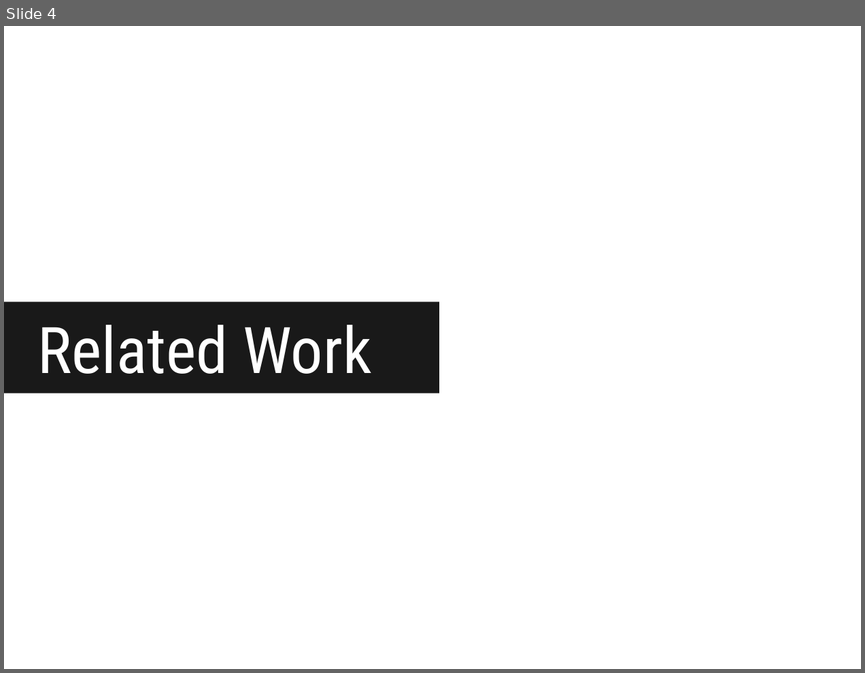
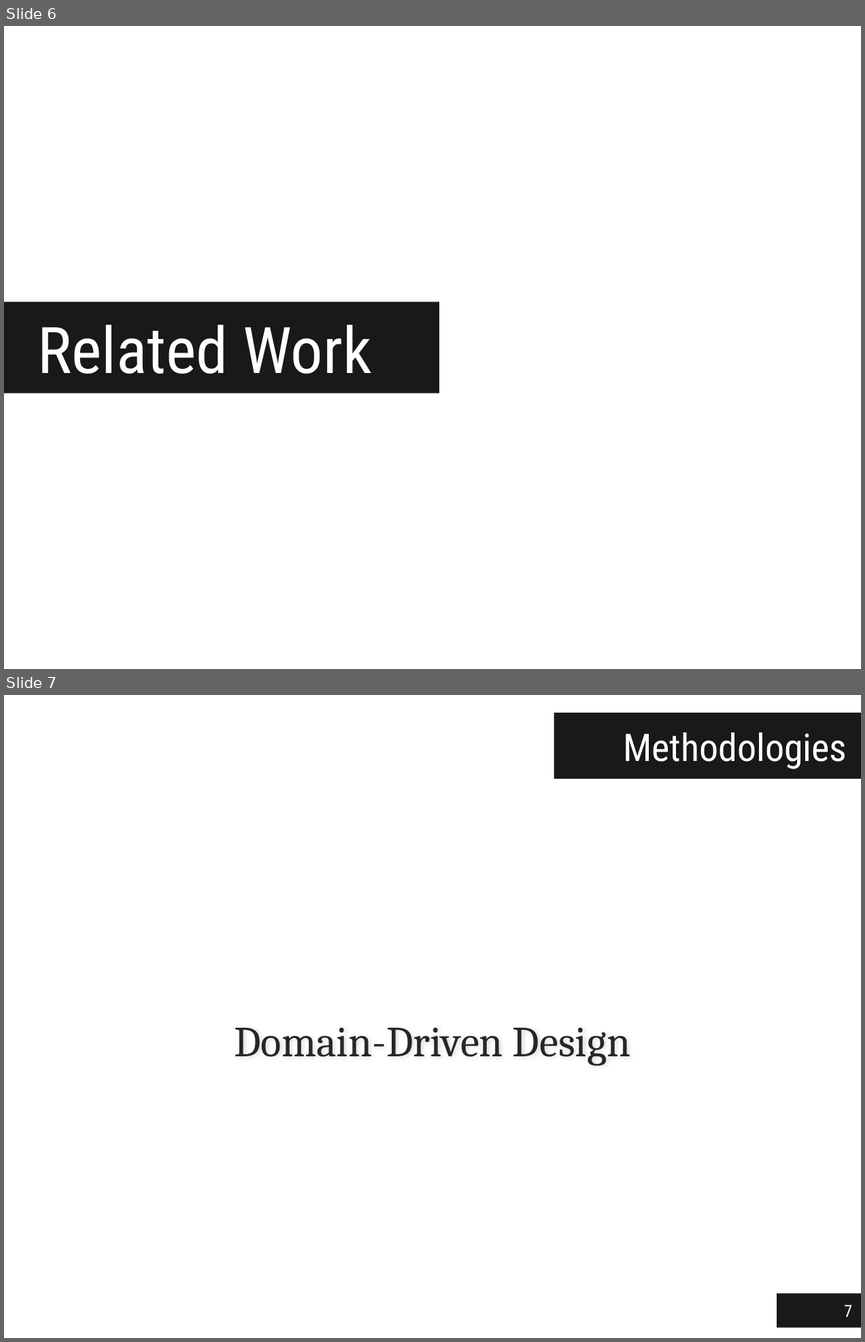
Before and after one commit to jgradim/thesis, a slide deck: presentations/thesis.pptx. Shown one above the other, each under a label of ours: slide 4 before the commit, slides 6 and 7 after it. The pictures are 865x673 and 865x1342 pixels, drawn with LibreOffice and Linux fonts; fonts in the diff are those of the drawing; background and template pictures are left out. Boxes give left, top, right and bottom in pixels: in the first picture for what was removed or moved away, otherwise in the second. Text is boxed around its words. In the diff, an @@ line names an element or a change of style, - is before the commit and + after.

```diff
--- a/presentations/thesis.pptx
+++ b/presentations/thesis.pptx
@@ slide 7 added at [4,695,861,1338], background #FFFFFF @@
@@ title added at [554,713,861,779], fill #000000 at 90% opacity, 32 pt, text #FFFFFF @@
+Methodologies
@@ text added at [235,1028,630,1066], 36 pt, text #262626 @@
+Domain-Driven Design
@@ page number added at [777,1293,861,1327], fill #000000 at 90% opacity, 14 pt, text #FFFFFF @@
+7
@@ what was slide 4 is now slide 6 @@
```
Also in this commit, not shown: 1 slide changed, 5 other slides added.
